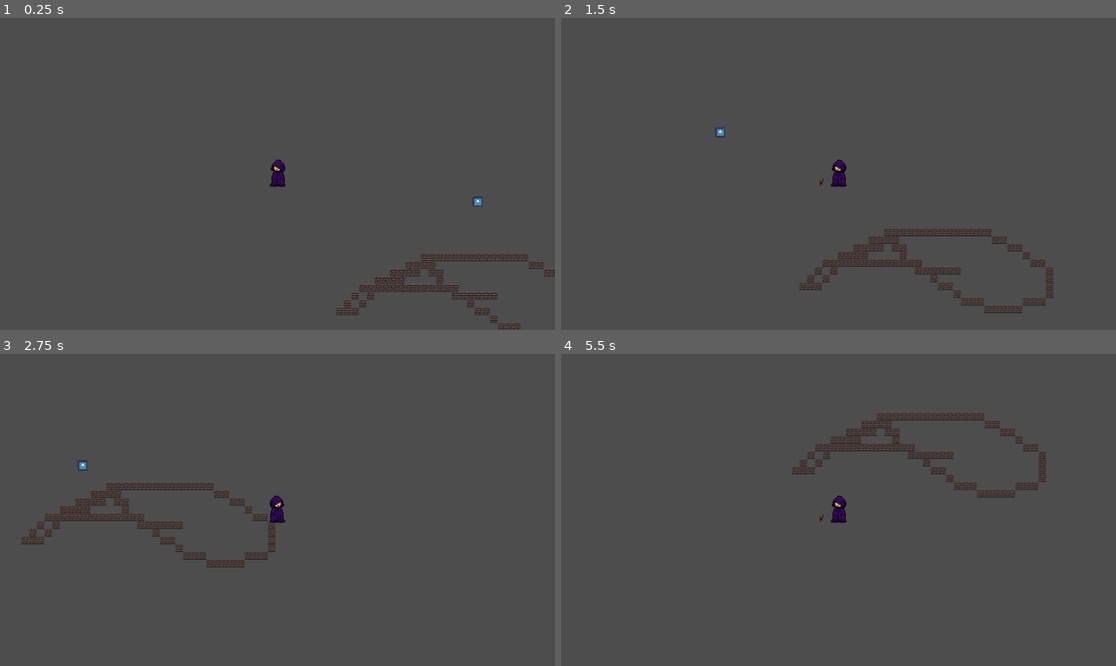
Above: before the commit, frames 1-4 (two rows, left to right).
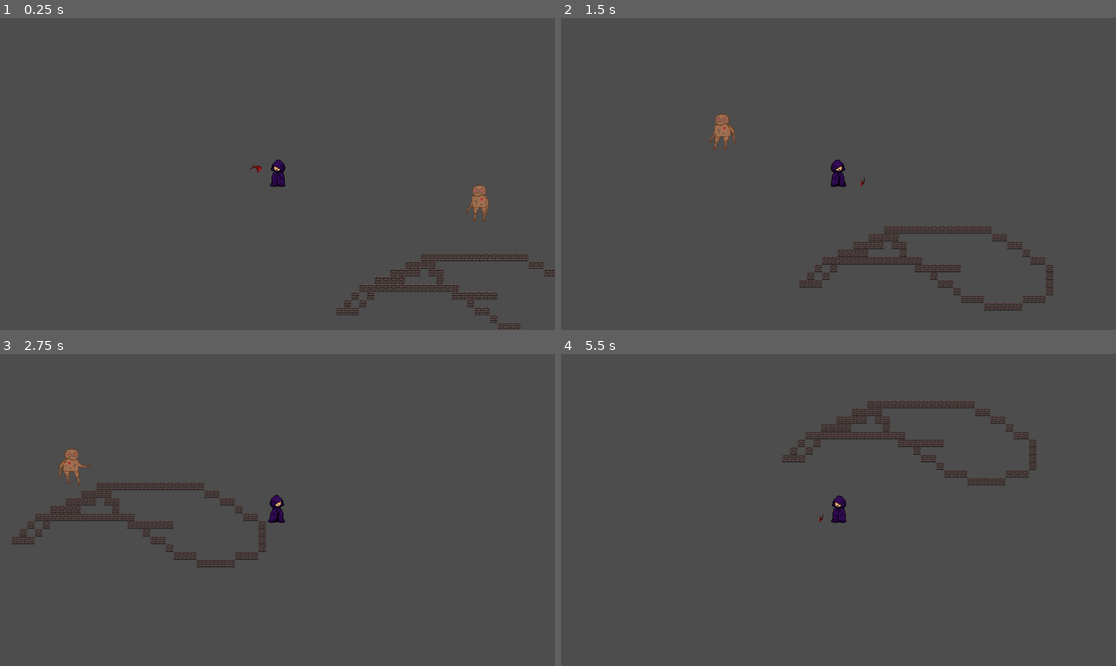
Above: after the commit, the same moments.

Repository: Eathand/GDA-Game
Game: Godot game, scene res://scenes/Main.tscn
Same seed, same stepped clock (60 frames per second), same inputs: the game is played once before the commit and once after it. The engine's default icon, where the game draws it, is replaced by a stand-in: a white triangle on a blue panel in a dark square.
Inputs (mouse positions are in pixels of both pictures, inside the frame that each line leads up to):
- Up to frame 1 (0.25 s): no input
- Up to frame 2 (1.5 s): move the mouse to (960, 158) at 0.52 s; hold D (right) 0.53-1.28 s; click (960, 158) at 0.6 s; move the mouse to (727, 189) at 1.27 s; hold S (down) from 1.28 s (still down); click (727, 189) at 1.35 s
- Up to frame 3 (2.75 s): move the mouse to (333, 441) at 2.02 s; release S (down) at 2.03 s; hold D (right) from 2.03 s (still down); tap Shift (dash) at 2.1 s; click (333, 441) at 2.3 s
- Up to frame 4 (5.5 s): move the mouse to (810, 572) at 2.77 s; release D (right) at 2.78 s; hold W (up) 2.78-3.53 s; tap P (test_damage) at 2.85 s; click (810, 572) at 3.05 s; move the mouse to (1005, 556) at 3.52 s; hold A (left) 3.53-5.03 s; click (1005, 556) at 3.6 s; move the mouse to (672, 463) at 4.27 s; click (672, 463) at 4.35 s; move the mouse to (866, 510) at 5.02 s; hold S (down) from 5.03 s (still down); tap Shift (dash) at 5.1 s; click (866, 510) at 5.3 s

The runs differ from the first frame. In frame 1, 0.3% of the frame differs, in the area x 45-89%, y 46-66%; in frame 2, 1.6%; in frame 3, 1.5%; in frame 4, 2.4%, in the area x 39-88%, y 15-55%.

Commit message:
flip
mob flip, sword flip, player walking flip

Diff:
--- a/gda-game-capstone/scenes/mob.tscn
+++ b/gda-game-capstone/scenes/mob.tscn
@@ -1,12 +1,77 @@
-[gd_scene load_steps=5 format=3 uid="uid://bdav71f162way"]
+[gd_scene load_steps=15 format=3 uid="uid://bdav71f162way"]
 
 [ext_resource type="Script" path="res://scripts/mob.gd" id="1_5uk2j"]
 [ext_resource type="Texture2D" uid="uid://dlsl7mhht7nbs" path="res://icon.svg" id="1_euhdw"]
+[ext_resource type="Texture2D" uid="uid://b40r8srhotv8w" path="res://scripts/robotEnemyWalking-Sheet.png" id="3_27fti"]
 
 [sub_resource type="CircleShape2D" id="CircleShape2D_xi2ro"]
 radius = 9.05539
 
 [sub_resource type="CircleShape2D" id="CircleShape2D_w4d6j"]
+
+[sub_resource type="AtlasTexture" id="AtlasTexture_5ltam"]
+atlas = ExtResource("3_27fti")
+region = Rect2(0, 0, 128, 128)
+
+[sub_resource type="AtlasTexture" id="AtlasTexture_st1up"]
+atlas = ExtResource("3_27fti")
+region = Rect2(128, 0, 128, 128)
+
+[sub_resource type="AtlasTexture" id="AtlasTexture_44otk"]
+atlas = ExtResource("3_27fti")
+region = Rect2(256, 0, 128, 128)
+
+[sub_resource type="AtlasTexture" id="AtlasTexture_udwu6"]
+atlas = ExtResource("3_27fti")
+region = Rect2(384, 0, 128, 128)
+
+[sub_resource type="AtlasTexture" id="AtlasTexture_ejesi"]
+atlas = ExtResource("3_27fti")
+region = Rect2(512, 0, 128, 128)
+
+[sub_resource type="AtlasTexture" id="AtlasTexture_gu7rr"]
+atlas = ExtResource("3_27fti")
+region = Rect2(640, 0, 128, 128)
+
+[sub_resource type="AtlasTexture" id="AtlasTexture_yka8x"]
+atlas = ExtResource("3_27fti")
+region = Rect2(768, 0, 128, 128)
+
+[sub_resource type="AtlasTexture" id="AtlasTexture_rr6sl"]
+atlas = ExtResource("3_27fti")
+region = Rect2(896, 0, 128, 128)
+
+[sub_resource type="SpriteFrames" id="SpriteFrames_x6g35"]
+animations = [{
+"frames": [{
+"duration": 1.0,
+"texture": SubResource("AtlasTexture_5ltam")
+}, {
+"duration": 1.0,
+"texture": SubResource("AtlasTexture_st1up")
+}, {
+"duration": 1.0,
+"texture": SubResource("AtlasTexture_44otk")
+}, {
+"duration": 1.0,
+"texture": SubResource("AtlasTexture_udwu6")
+}, {
+"duration": 1.0,
+"texture": SubResource("AtlasTexture_ejesi")
+}, {
+"duration": 1.0,
+"texture": SubResource("AtlasTexture_gu7rr")
+}, {
+"duration": 1.0,
+"texture": SubResource("AtlasTexture_yka8x")
+}, {
+"duration": 1.0,
+"texture": SubResource("AtlasTexture_rr6sl")
+}],
+"loop": true,
+"name": &"walk",
+"speed": 5.0
+}]
 
 [node name="Mob" type="CharacterBody2D"]
 motion_mode = 1
@@ -24,4 +89,8 @@
 scale = Vector2(0.164062, 0.164062)
 texture = ExtResource("1_euhdw")
 
+[node name="AnimatedSprite2D" type="AnimatedSprite2D" parent="."]
+sprite_frames = SubResource("SpriteFrames_x6g35")
+animation = &"walk"
+
 [connection signal="body_entered" from="Area2D" to="." method="_on_area_2d_body_entered"]
--- a/gda-game-capstone/scenes/player.tscn
+++ b/gda-game-capstone/scenes/player.tscn
@@ -1,6 +1,7 @@
-[gd_scene load_steps=7 format=3 uid="uid://dw7pcx2ur8mps"]
+[gd_scene load_steps=11 format=3 uid="uid://dw7pcx2ur8mps"]
 
 [ext_resource type="Script" path="res://scripts/player.gd" id="1_frp8s"]
+[ext_resource type="Texture2D" uid="uid://bphvuxclha51t" path="res://scripts/maincharacter-Sheet.png" id="2_5tfbi"]
 [ext_resource type="Texture2D" uid="uid://8c0dabow04vf" path="res://scenes/maincharacter (1).png" id="2_8whyy"]
 [ext_resource type="PackedScene" uid="uid://cwpoiwpgp5ykn" path="res://scenes/sword.tscn" id="3_ro1b5"]
 
@@ -9,7 +10,39 @@
 [sub_resource type="CircleShape2D" id="CircleShape2D_c313q"]
 radius = 16.0
 
+[sub_resource type="AtlasTexture" id="AtlasTexture_tfeuc"]
+atlas = ExtResource("2_5tfbi")
+region = Rect2(0, 0, 512, 512)
+
+[sub_resource type="AtlasTexture" id="AtlasTexture_45612"]
+atlas = ExtResource("2_5tfbi")
+region = Rect2(512, 0, 512, 512)
+
+[sub_resource type="AtlasTexture" id="AtlasTexture_qia5o"]
+atlas = ExtResource("2_5tfbi")
+region = Rect2(1024, 0, 512, 512)
+
 [sub_resource type="SpriteFrames" id="SpriteFrames_umv7s"]
+animations = [{
+"frames": [],
+"loop": true,
+"name": &"default",
+"speed": 5.0
+}, {
+"frames": [{
+"duration": 1.0,
+"texture": SubResource("AtlasTexture_tfeuc")
+}, {
+"duration": 1.0,
+"texture": SubResource("AtlasTexture_45612")
+}, {
+"duration": 1.0,
+"texture": SubResource("AtlasTexture_qia5o")
+}],
+"loop": true,
+"name": &"walk",
+"speed": 8.0
+}]
 
 [node name="Player" type="CharacterBody2D"]
 script = ExtResource("1_frp8s")
@@ -33,7 +66,10 @@
 one_shot = true
 
 [node name="AnimatedSprite2D" type="AnimatedSprite2D" parent="."]
+scale = Vector2(0.171, 0.171)
 sprite_frames = SubResource("SpriteFrames_umv7s")
+animation = &"walk"
+frame_progress = 0.14746
 
 [node name="Timer" type="Timer" parent="."]
 
--- a/gda-game-capstone/scenes/sword.tscn
+++ b/gda-game-capstone/scenes/sword.tscn
@@ -130,6 +130,7 @@
 script = ExtResource("1_idhua")
 
 [node name="Area2D" type="Area2D" parent="."]
+visible = false
 
 [node name="CollisionShape2D" type="CollisionShape2D" parent="Area2D"]
 shape = SubResource("CapsuleShape2D_je24y")
--- a/gda-game-capstone/scripts/mob.gd
+++ b/gda-game-capstone/scripts/mob.gd
@@ -6,13 +6,11 @@
 var acceleration = 700
 #const SPEED = 300.0
 #const JUMP_VELOCITY = -400.0
+@onready var animated_sprite_2d: AnimatedSprite2D = $AnimatedSprite2D
 
 var current_health := max_health
-#func _ready() -> void:
-	##if player == null:
-		##player = get_node("Game/Player")
-	##if player == null:
-		##print("jjjjaaa")
+func _ready() -> void:
+	animated_sprite_2d.play("walk")
 func _physics_process(delta: float) -> void:
 
 	var direction = global_position.direction_to(get_global_player_position())
@@ -21,6 +19,11 @@
 	var desired_velocity = direction * speed
 	velocity = velocity.move_toward(desired_velocity, acceleration * delta)
 	move_and_slide()
+	if velocity.x > 0:
+		animated_sprite_2d.flip_h = true
+	else:
+		animated_sprite_2d.flip_h = false
+
 func die():
 	queue_free()
 
--- a/gda-game-capstone/scripts/player.gd
+++ b/gda-game-capstone/scripts/player.gd
@@ -1,9 +1,10 @@
 extends CharacterBody2D
 class_name Player
 var speed := 300
-@export var max_health := 100
+@export var max_health := 10000
 @onready var dmgcool: Timer = $DamageCooldown
 @onready var sprite_2d: Sprite2D = $root/Sprite2D
+@onready var animated_sprite_2d: AnimatedSprite2D = $AnimatedSprite2D
 
 @onready var sword: Sword = $root/Sword
 
@@ -47,25 +48,32 @@
 		if has_input_direction:
 			var desired_velocity := direction * speed
 			velocity = velocity.move_toward(desired_velocity, acceleration * delta)
+			animated_sprite_2d.play("walk")
 		else:
 			velocity = velocity.move_toward(Vector2.ZERO, deceleration * delta)
+			animated_sprite_2d.stop()
 		if Input.is_action_just_pressed("dash") and has_input_direction and cooldown_timer.is_stopped():
 			start_dash(direction)
+
+		#sword.scale.x = 3.031
+		#sword.scale.y = 3.027
+	flip_sword()
+	move_and_slide()
+
+func flip_sword():
 	if Input.is_action_just_pressed("Swing"):
 		sword.show()
+		sword.area_2d.show()
+		sword.swing()
 		await get_tree().create_timer(0.2).timeout
 		sword.hide()
-	if velocity.x > 0:
-		sprite_2d.flip_h = false
-		sword.scale.x = -3.031
-		sword.scale.y = -3.27
-		sword.position
-	else:
-		sprite_2d.flip_h = true
-		sword.scale.x = 3.031
-		sword.scale.y = 3.027
-
-	move_and_slide()
+		sword.area_2d.hide()
+	if Input.is_action_pressed("right"):
+		animated_sprite_2d.flip_h = true
+		sword.position.x = -43
+	if Input.is_action_pressed("left"):
+		animated_sprite_2d.flip_h = false
+		sword.position.x = 43
 func start_dash(direction: Vector2):
 	is_dashing = true
 	dash_timer = dash_duration
--- a/gda-game-capstone/scripts/sword.gd
+++ b/gda-game-capstone/scripts/sword.gd
@@ -3,6 +3,7 @@
 
 @onready var slashh: AnimatedSprite2D = $AnimatedSprite2D
 @onready var animation_player: AnimationPlayer = $AnimationPlayer
+@onready var area_2d: Area2D = $Area2D
 
 # Called when the node enters the scene tree for the first time.
 func _ready() -> void:
@@ -12,10 +13,14 @@
 
 # Called every frame. 'delta' is the elapsed time since the previous frame.
 func _process(delta: float) -> void:
+	pass
+func _on_area_2d_body_entered(body: Node2D) -> void:
+	if body is Mob and (area_2d.visible == true):
+		body.take_damage(5)
+		print(body.current_health)
+
+
+func swing():
 	if Input.is_action_just_pressed("Swing"):
 		slashh.play("swingg")
 		animation_player.play("swing")
-func _on_area_2d_body_entered(body: Node2D) -> void:
-	if body is Mob:
-		body.take_damage(5)
-		print(body.current_health)
Not shown: 1 places in gda-game-capstone/scenes/player.tscn that only renumber resources
Binary file added: gda-game-capstone/scripts/maincharacter-Sheet.png
Not shown, added: gda-game-capstone/scripts/maincharacter-Sheet.png.import
Binary file added: gda-game-capstone/scripts/robotEnemyWalking-Sheet.png
Not shown, added: gda-game-capstone/scripts/robotEnemyWalking-Sheet.png.import
